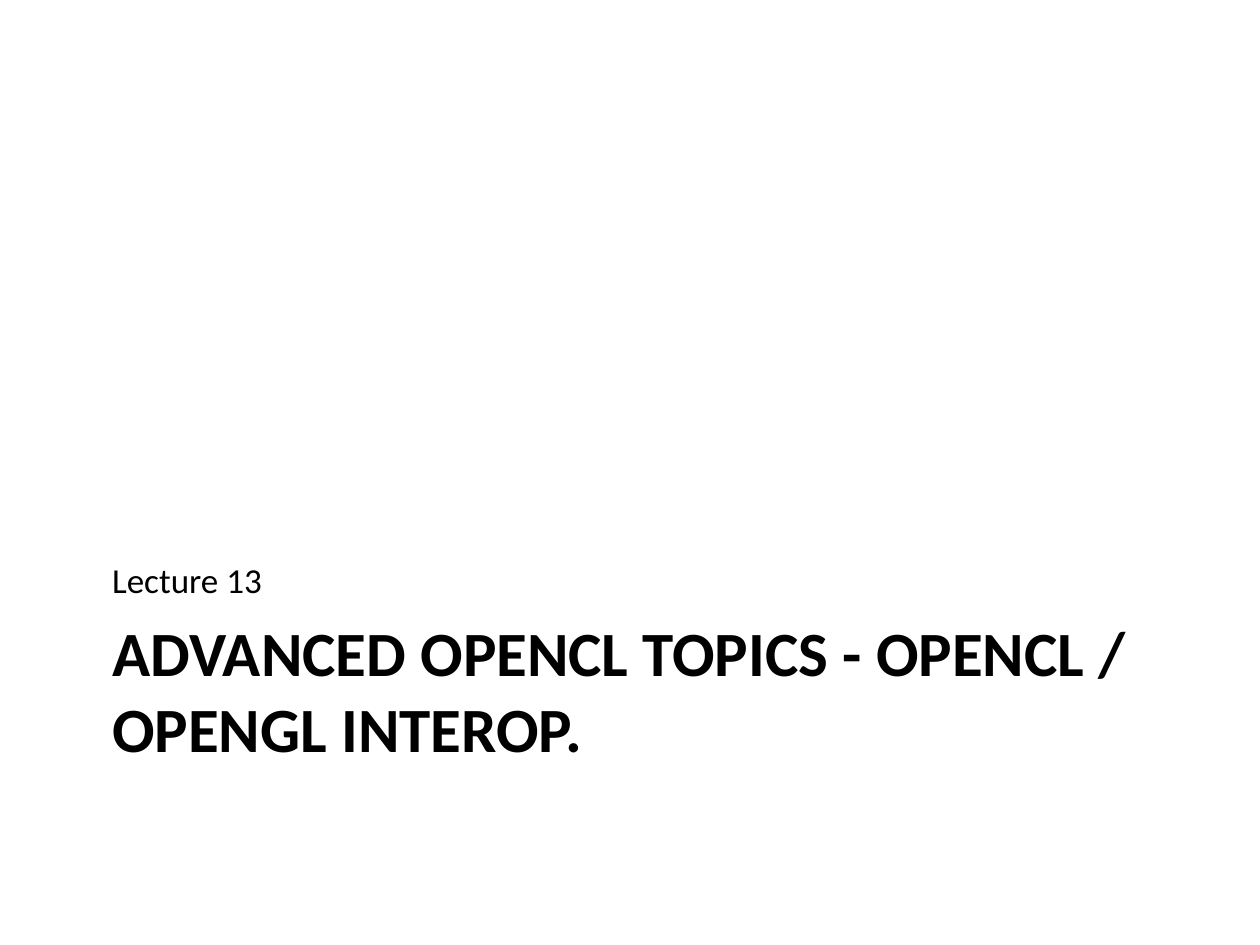
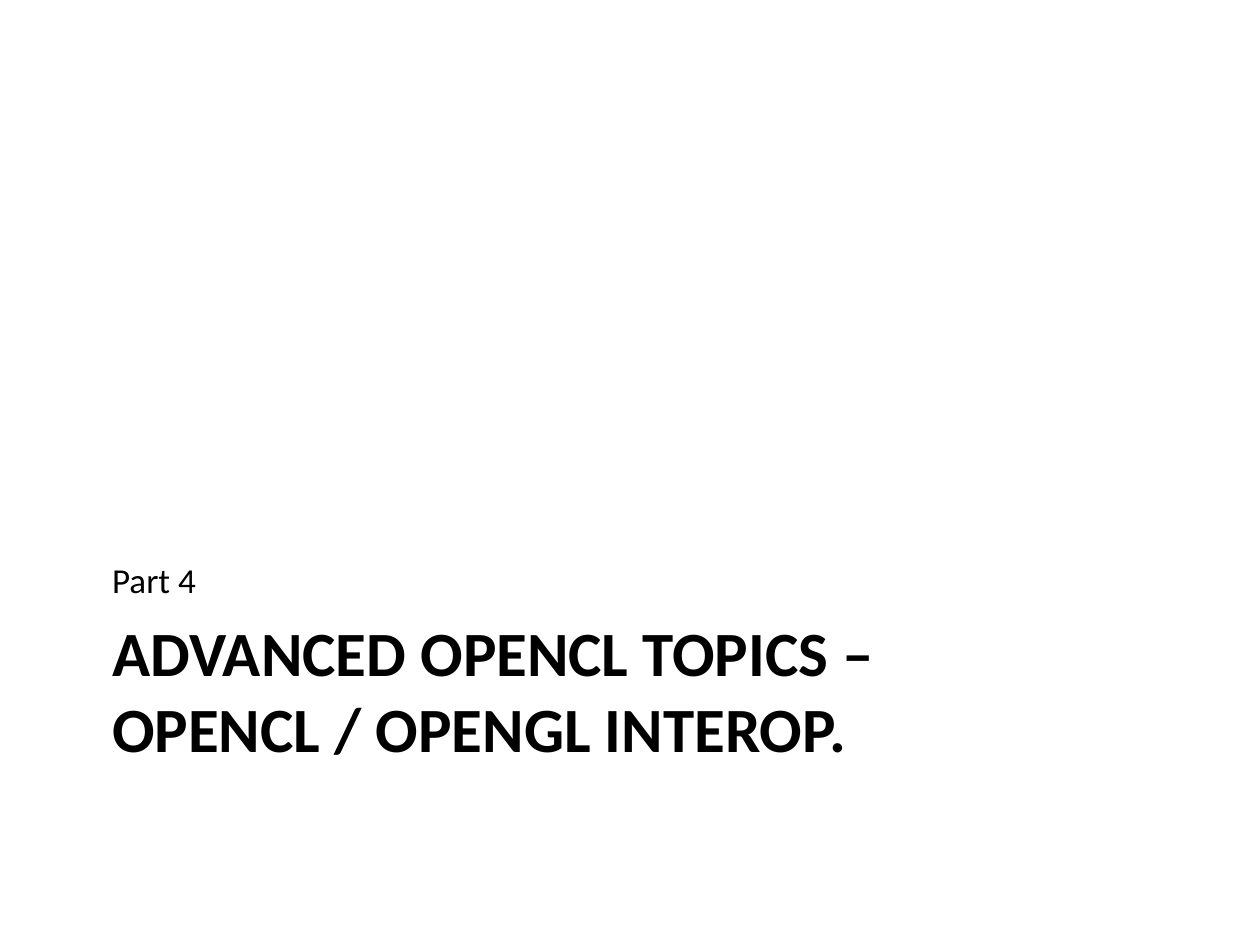
Before and after one commit to UoB-HPC/opencl-training-code, a slide deck: slide 1 of slides/advanced_part4.pptx. Drawn at 1260x945 pixels with LibreOffice and Linux fonts; fonts in the diff are those of the drawing. Boxes give left, top, right and bottom in pixels: in the first picture for what was removed or moved away, otherwise in the second. Text is boxed around its words. In the diff, an @@ line names an element or a change of style, - is before the commit and + after.

Commit message:
Updates to part 4

```diff
--- a/slides/advanced_part4.pptx
+++ b/slides/advanced_part4.pptx
@@ text at (112,570,196,594): text changed @@
-Lecture 13
+Part 4
@@ title at (112,634,846,753): text changed @@
-ADVANCED OPENCL TOPICS - OPENCL / OPENGL INTEROP.
+ADVANCED OPENCL TOPICS –
+OPENCL / OPENGL INTEROP.
```
Also in this commit, not shown: 4 other slides changed, 1 slide added.
